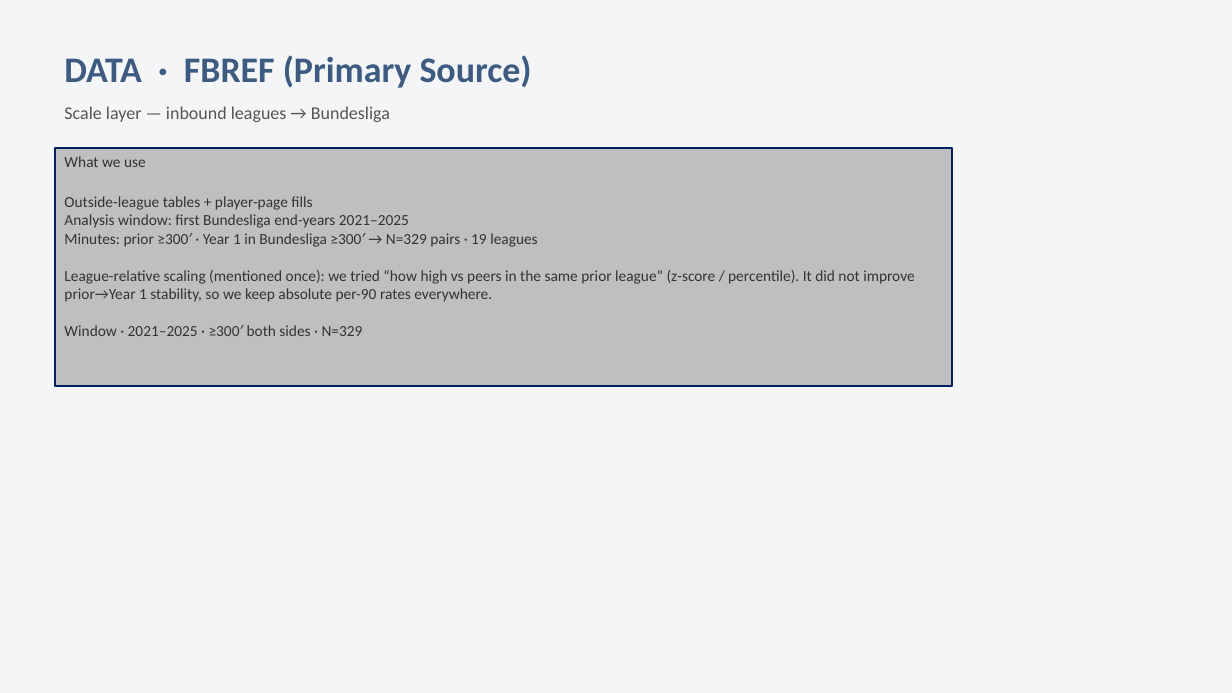
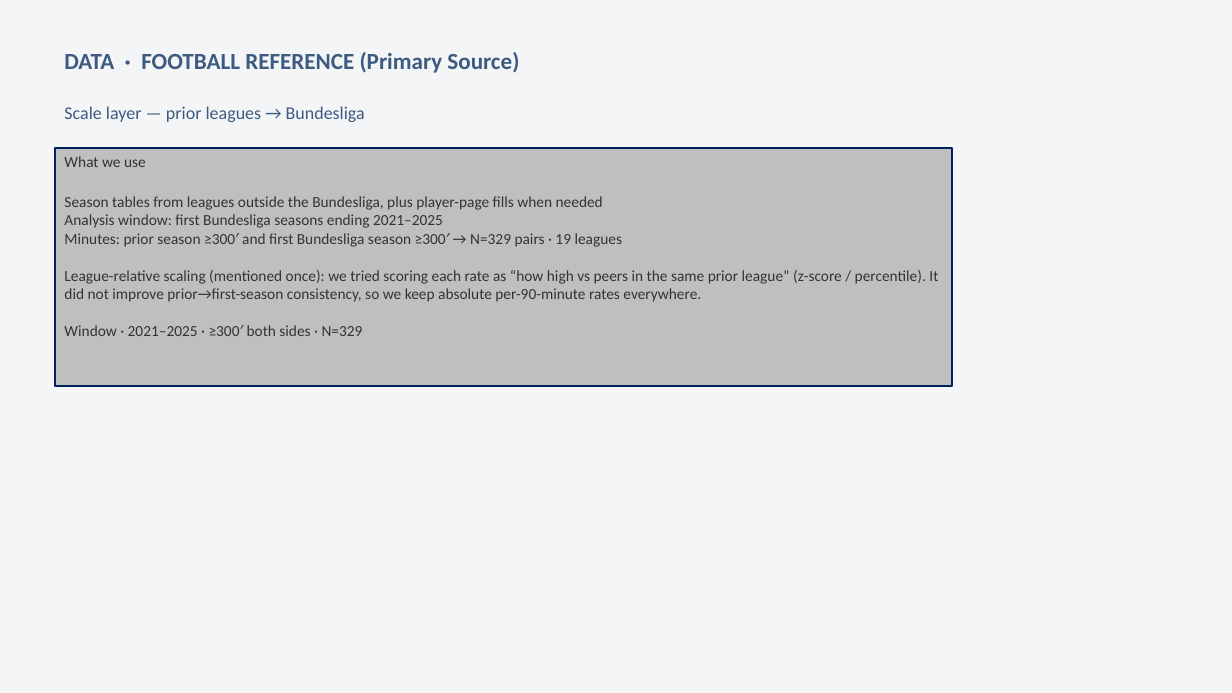
Before and after one commit to colbymorris08/bundesliga-transfer-traits, a slide deck: slide 6 of bundesliga_transfer_traits.pptx. Drawn at 1232x693 pixels with LibreOffice and Linux fonts; fonts in the diff are those of the drawing. Boxes give left, top, right and bottom in pixels: in the first picture for what was removed or moved away, otherwise in the second. Text is boxed around its words. In the diff, an @@ line names an element or a change of style, - is before the commit and + after.

```diff
--- a/bundesliga_transfer_traits.pptx
+++ b/bundesliga_transfer_traits.pptx
@@ text at <box>64,52,519,73</box>: text changed; size 28 to 18 pt @@
-DATA · FBREF (Primary Source)
+DATA · FOOTBALL REFERENCE (Primary Source)
@@ text at <box>64,106,365,122</box>: text changed; text colour #555555 to #3D5A80 @@
-Scale layer — inbound leagues → Bundesliga
+Scale layer — prior leagues → Bundesliga
@@ text in rectangle at <box>64,196,938,302</box>: text changed @@
-Outside-league tables + player-page fills
-Analysis window: first Bundesliga end-years 2021–2025
-Minutes: prior ≥300′ · Year 1 in Bundesliga ≥300′ → N=329 pairs · 19 leagues
-League-relative scaling (mentioned once): we tried “how high vs peers in the same prior league” (z-score / percentile). It did not improve prior→Year 1 stability, so we keep absolute per-90 rates everywhere.
+Season tables from leagues outside the Bundesliga, plus player-page fills when needed
+Analysis window: first Bundesliga seasons ending 2021–2025
+Minutes: prior season ≥300′ and first Bundesliga season ≥300′ → N=329 pairs · 19 leagues
+League-relative scaling (mentioned once): we tried scoring each rate as “how high vs peers in the same prior league” (z-score / percentile). It did not improve prior→first-season consistency, so we keep absolute per-90-minute rates everywhere.
```
Also in this commit, not shown: 22 other slides changed.
